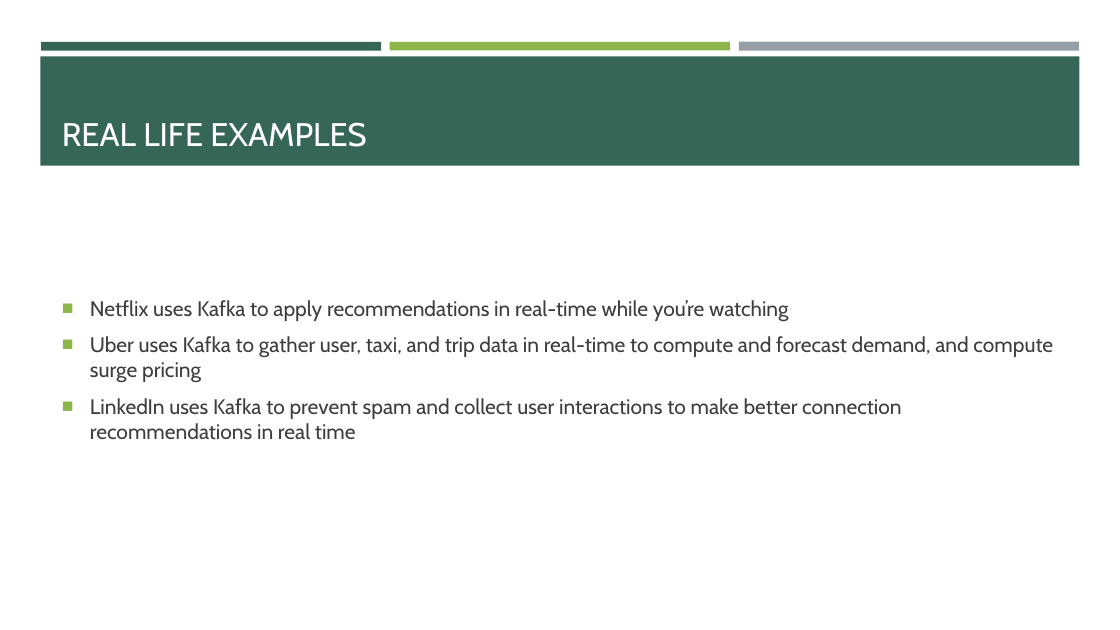
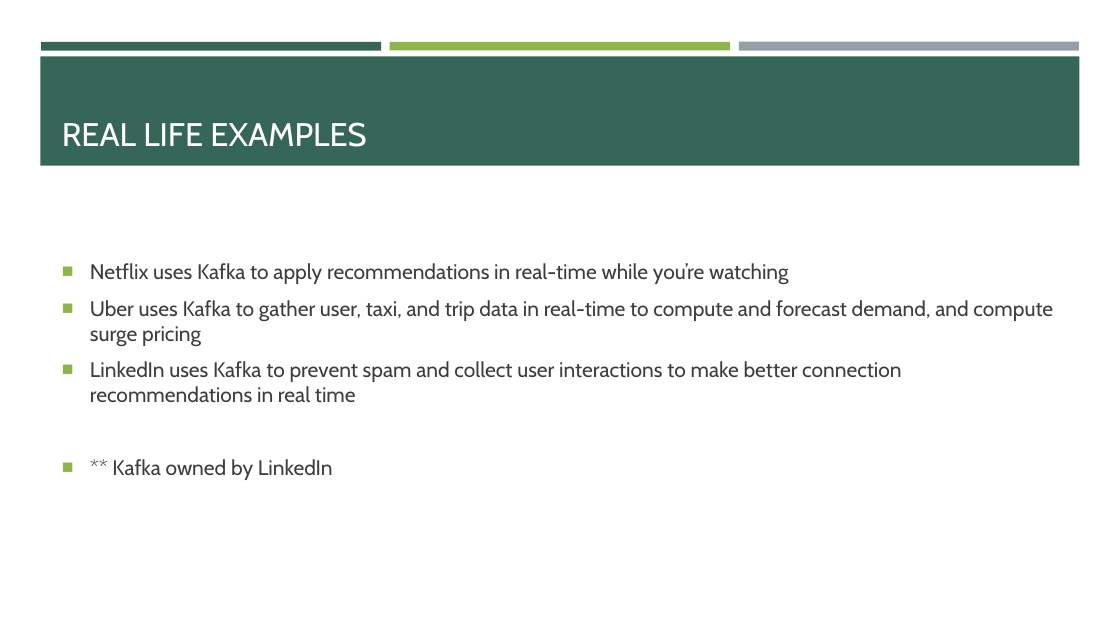
Before and after one commit to e-m-wilson/data_engineering, a slide deck: slide 5 of kafka/Kafka.pptx. Drawn at 1120x630 pixels with LibreOffice and Linux fonts; fonts in the diff are those of the drawing. Boxes give left, top, right and bottom in pixels: in the first picture for what was removed or moved away, otherwise in the second. Text is boxed around its words. In the diff, an @@ line names an element or a change of style, - is before the commit and + after.

```diff
--- a/kafka/Kafka.pptx
+++ b/kafka/Kafka.pptx
@@ text at (112,459,333,480): paragraph added @@
+■ ** Kafka owned by LinkedIn
```
Also in this commit, not shown: 1 other slide changed, 7 slides added, 21 other files.
